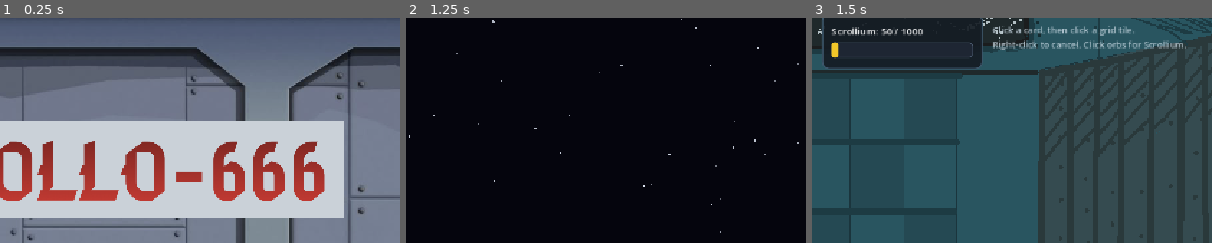
Above: before the commit, frames 1-3 (left to right).
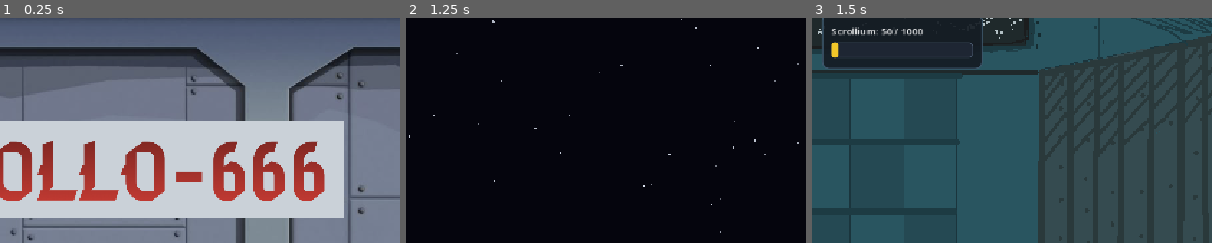
Above: after the commit, the same moments.

Repository: BogdanMartynenko/Apollo-666
Game: Godot game, scene res://Scenes/MainMenu.tscn
The game is run twice, just before and just after one commit, with the same random seed, the same clock (stepped at 60 frames per second) and the same inputs. Sound files missing from this copy of the repository are replaced by a short silence.
Inputs (mouse positions are % of the whole screen's width and height, from its top left):
- Up to frame 1 (0.25 s): no input
- Up to frame 2 (1.25 s): click (46, 79) at 0.5 s
- Up to frame 3 (1.5 s): tap Space at 1.25 s; move the mouse to (72, 45) at 1.27 s; click (72, 45) at 1.42 s
The pictures show only the part of the screen within x 50-100%, y 2-52%; the shares and areas given below are measured in that part.

Frames 1-2 are identical in both runs. In frame 3, 1.4% of the frame differs, in the area x 45-94%, y 3-15%.

Commit message:
Remove tutorial hint text from main battle screen

Diff:
--- a/Scenes/Main.tscn
+++ b/Scenes/Main.tscn
@@ -145,18 +145,6 @@
 theme_override_styles/fill = SubResource("StyleBoxFlat_bar_fill")
 max_value = 1000.0
 show_percentage = false
-
-[node name="HintLabel" type="Label" parent="CanvasLayer/Control"]
-layout_mode = 0
-offset_left = 836.0
-offset_top = 24.0
-offset_right = 1130.0
-offset_bottom = 74.0
-mouse_filter = 2
-theme_override_colors/font_color = Color(0.8, 0.86, 0.9, 0.85)
-theme_override_font_sizes/font_size = 13
-text = "Click a card, then click a grid tile.
-Right-click to cancel. Click orbs for Scrollium."
 
 [node name="GameOverPanel" type="PanelContainer" parent="CanvasLayer"]
 process_mode = 3
